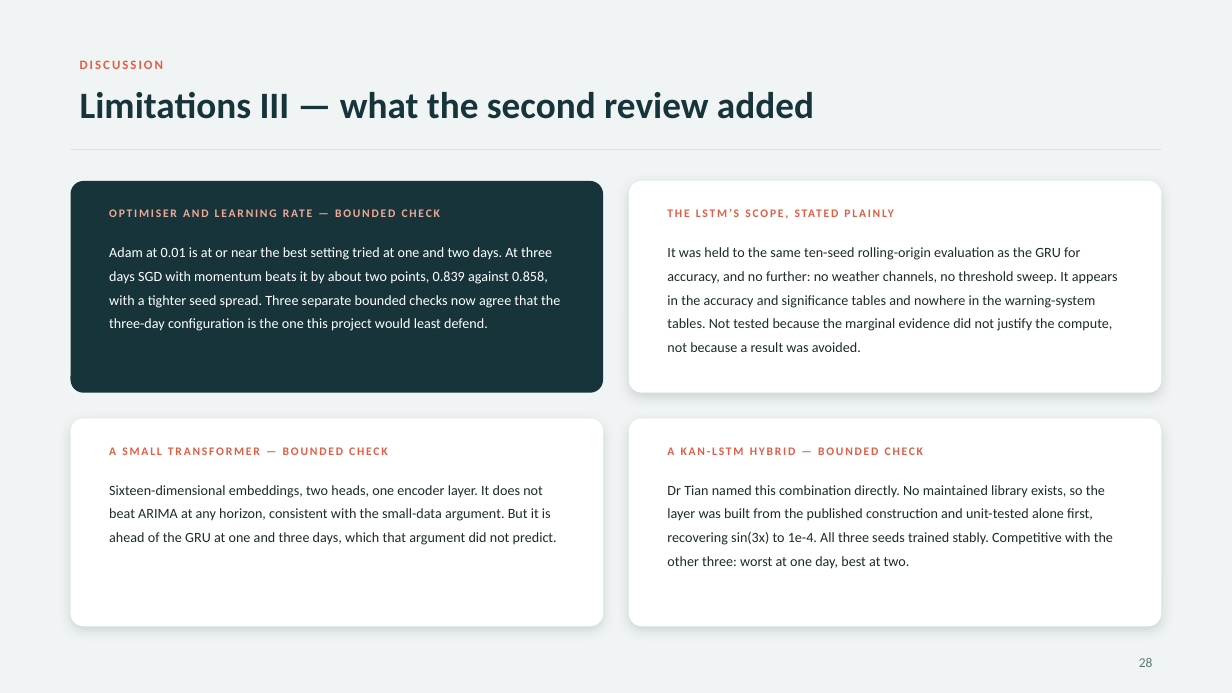
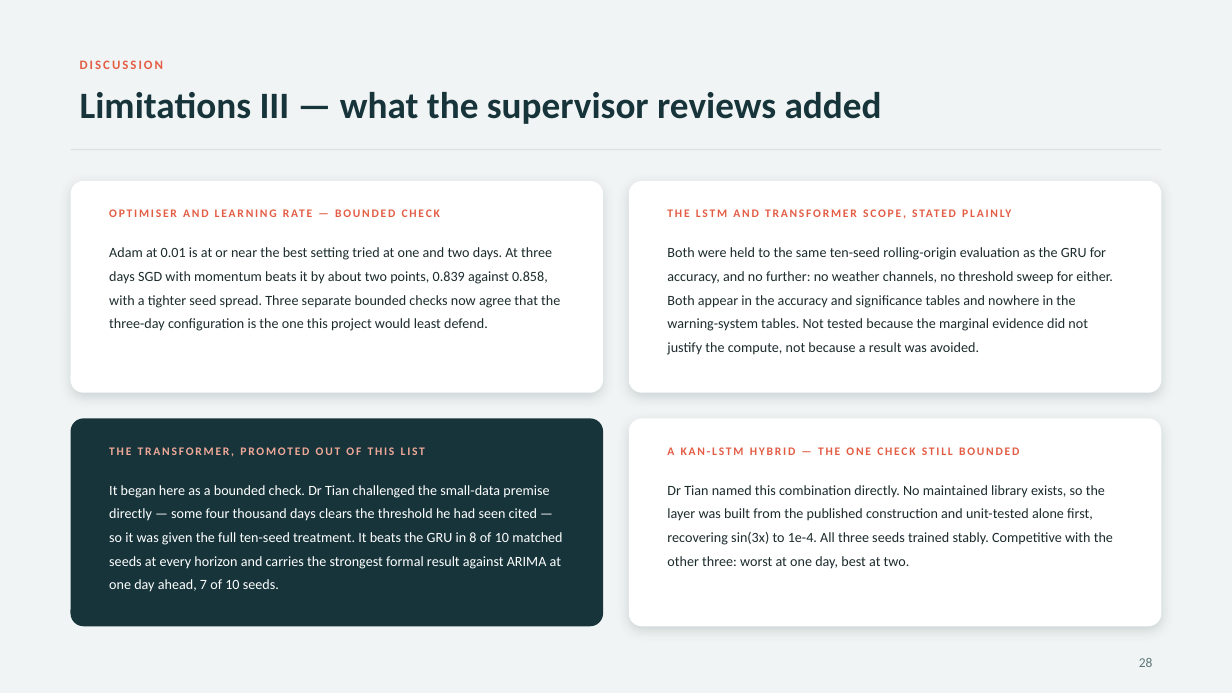
Before and after one commit to JC16092/mth5000-aqi-forecast, a slide deck: slide 28 of presentation/slides_v2.pptx. Drawn at 1232x693 pixels with LibreOffice and Linux fonts; fonts in the diff are those of the drawing. Boxes give left, top, right and bottom in pixels: in the first picture for what was removed or moved away, otherwise in the second. Text is boxed around its words. In the diff, an @@ line names an element or a change of style, - is before the commit and + after.

```diff
--- a/presentation/slides_v2.pptx
+++ b/presentation/slides_v2.pptx
@@ text at (80,92,882,124): text changed @@
-Limitations III — what the second review added
+Limitations III — what the supervisor reviews added
@@ rounded rectangle at (70,181,603,393): fill #16343A to #FFFFFF; shadow on @@
@@ text "OPTIMISER AND LEARNING RATE — ..." at (100,202,575,223): text colour #F0A999 to #E35D45 @@
@@ text "Adam at 0.01 is at ..." at (109,247,560,331): text colour #FFFFFF to #1C2B2C @@
@@ text at (667,247,1113,355): text changed @@
-It was held to the same ten-seed rolling-origin evaluation as the GRU for accuracy, and no further: no weather channels, no threshold sweep. It appears in the accuracy and significance tables and nowhere in the warning-system tables. Not tested because the marginal evidence did not justify the compute, not because a result was avoided.
+Both were held to the same ten-seed rolling-origin evaluation as the GRU for accuracy, and no further: no weather channels, no threshold sweep for either. Both appear in the accuracy and significance tables and nowhere in the warning-system tables. Not tested because the marginal evidence did not justify the compute, not because a result was avoided.
@@ rounded rectangle at (70,419,603,627): fill #FFFFFF to #16343A; shadow off @@
@@ text at (109,447,425,457): text changed; text colour #E35D45 to #F0A999 @@
-A SMALL TRANSFORMER — BOUNDED CHECK
+THE TRANSFORMER, PROMOTED OUT OF THIS LIST
@@ text at (667,447,1019,455): text changed @@
-A KAN-LSTM HYBRID — BOUNDED CHECK
+A KAN-LSTM HYBRID — THE ONE CHECK STILL BOUNDED
@@ text at (109,485,562,592): text changed; text colour #1C2B2C to #FFFFFF @@
-Sixteen-dimensional embeddings, two heads, one encoder layer. It does not beat ARIMA at any horizon, consistent with the small-data argument. But it is ahead of the GRU at one and three days, which that argument did not predict.
+It began here as a bounded check. Dr Tian challenged the small-data premise directly — some four thousand days clears the threshold he had seen cited — so it was given the full ten-seed treatment. It beats the GRU in 8 of 10 matched seeds at every horizon and carries the strongest formal result against ARIMA at one day ahead, 7 of 10 seeds.
```
Also in this commit, not shown: 7 other slides changed, 3 other files.
